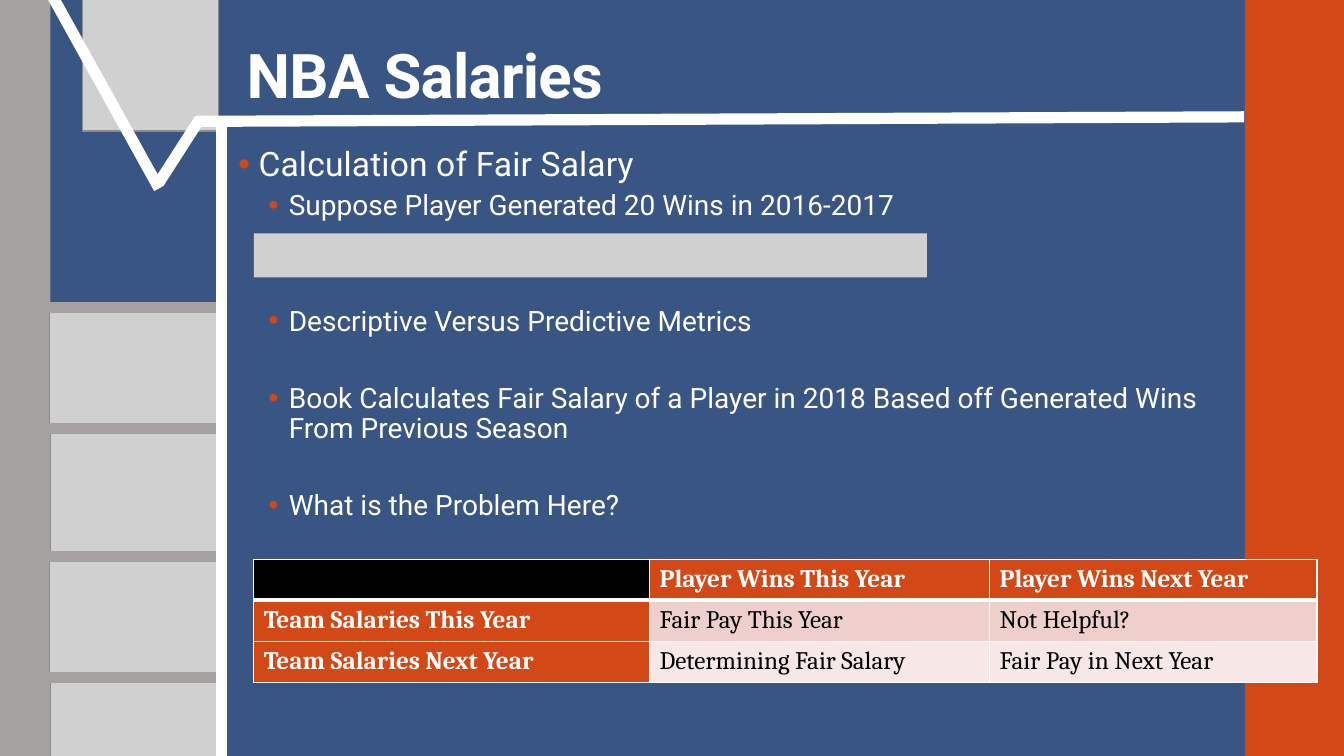
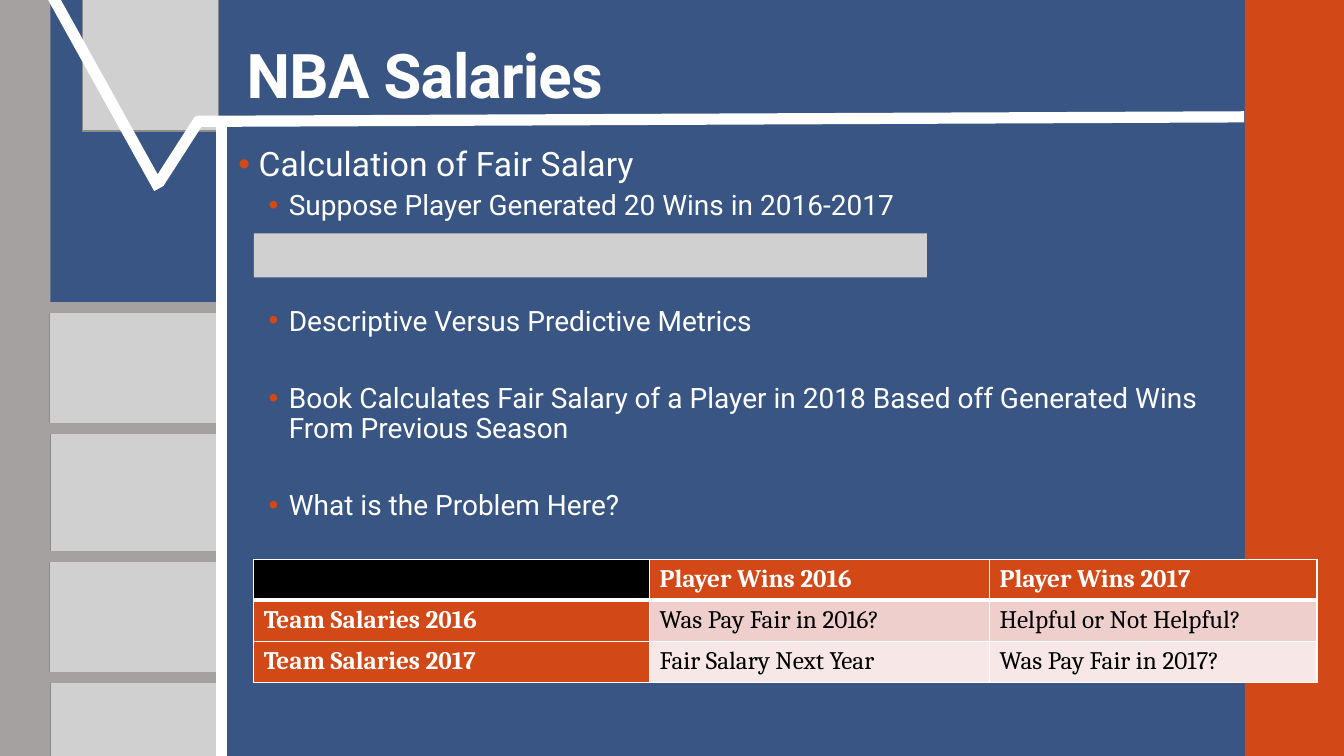
Before and after one commit to SuperMarioGiacomazzo/STOR538_WEBSITE, a slide deck: slide 6 of Slides/Basketball 4/Basketball_4_Lecture.pptx. Drawn at 1344x756 pixels with LibreOffice and Linux fonts; fonts in the diff are those of the drawing; grey boxes stand for pictures. Boxes give left, top, right and bottom in pixels: in the first picture for what was removed or moved away, otherwise in the second. Text is boxed around its words. In the diff, an @@ line names an element or a change of style, - is before the commit and + after.

```diff
--- a/Slides/Basketball 4/Basketball_4_Lecture.pptx
+++ b/Slides/Basketball 4/Basketball_4_Lecture.pptx
@@ table at (254, 560, 1318, 683) @@
-row 1, column 2: Player Wins This Year
+row 1, column 2: Player Wins 2016
-row 1, column 3: Player Wins Next Year
+row 1, column 3: Player Wins 2017
-row 2: Team Salaries This Year | Fair Pay This Year | Not Helpful?
+row 2: Team Salaries 2016 | Was Pay Fair in 2016? | Helpful or Not Helpful?
-row 3: Team Salaries Next Year | Determining Fair Salary | Fair Pay in Next Year
+row 3: Team Salaries 2017 | Fair Salary Next Year | Was Pay Fair in 2017?
```
Also in this commit, not shown: 1 other file.
